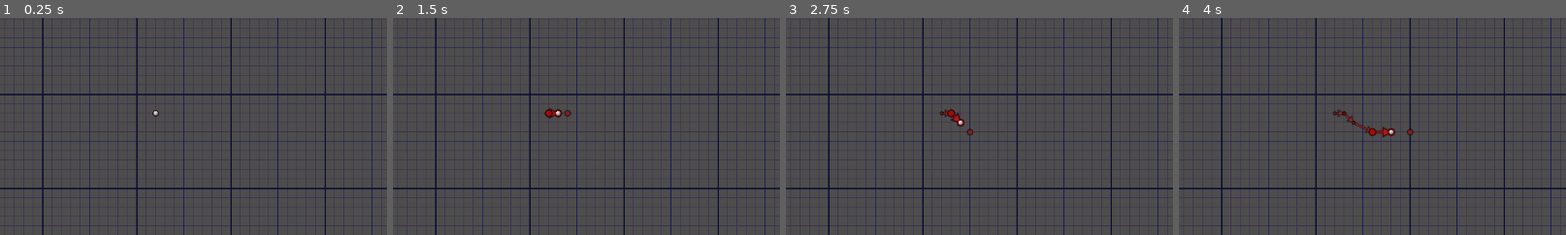
Above: before the commit, frames 1-4 (left to right).
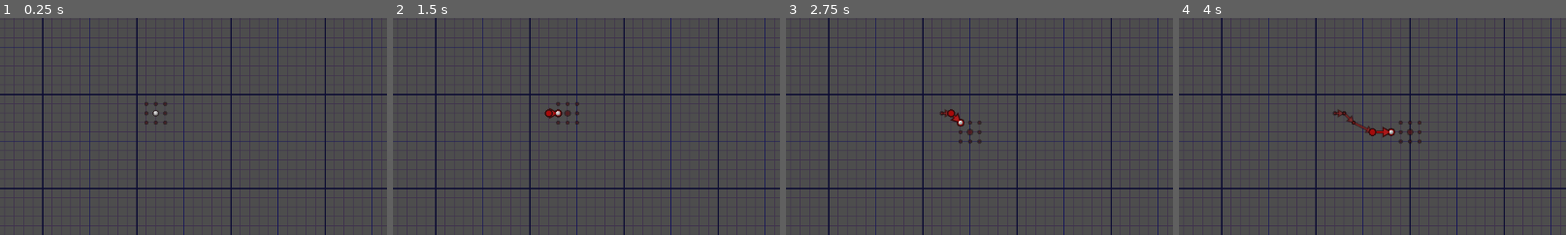
Above: after the commit, the same moments.

Repository: vibrunazo/godot-vector
Game: Godot game, scene res://scenes/map.tscn
Same seed, same stepped clock (60 frames per second), same inputs: the game is played once before the commit and once after it.
Inputs:
- Up to frame 1 (0.25 s): no input
- Up to frame 2 (1.5 s): tap Enter at 0.5 s; hold Right (ui_right) 0.53-1.28 s; tap Space at 1.25 s; hold Down (ui_down) from 1.28 s (still down)
- Up to frame 3 (2.75 s): tap Enter at 2 s; release Down (ui_down) at 2.03 s; hold Right (ui_right) from 2.03 s (still down)
- Up to frame 4 (4 s): tap Space at 2.75 s; release Right (ui_right) at 2.78 s; hold Up (ui_up) 2.78-3.53 s; tap Enter at 3.5 s; hold Left (ui_left) from 3.53 s (still down)
The pictures show only the part of the screen within x 7-57%, y 26-76%; the shares and areas given below are measured in that part.

The runs differ from the first frame. In frame 1, 0.1% of the frame differs, in the area x 37-44%, y 38-50%; in frame 2, 0.1%; in frame 3, 0.1%; in frame 4, 0.1%, in the area x 56-63%, y 47-58%.

Commit message:
show all target dots

Diff:
--- a/scenes/car.gd
+++ b/scenes/car.gd
@@ -54,7 +54,7 @@
 		p += v
 		i += 1.0
 #	draw_arrow(Vector2.ZERO, to, ac * 0.5, oc * 0.5, 0)
-	draw_dot(to, 5, ac * 0.7, oc * 0.7)
+	draw_dots(to, ac * 0.7, oc * 0.7)
 
 func draw_arrow(from: Vector2, to: Vector2, c: Color, oc: Color, h: float, d: float = 5):
 	var head_size = h
@@ -89,6 +89,12 @@
 func draw_dot(p: Vector2, size: float, acolor: Color, ocolor: Color):
 	draw_circle(p, size, ocolor)
 	draw_circle(p, size - 2, acolor)
+
+func draw_dots(p: Vector2, ac, oc):
+	draw_dot(p, 5, ac * 0.7, oc * 0.7)
+	var dirs = [[-1, -1], [0, -1], [1, -1], [-1, 0], [1, 0], [-1, 1], [0, 1], [1, 1]]
+	for dir in dirs:
+		draw_dot(Vector2(p.x + cell_size * dir[0], p.y + cell_size * dir[1]), 3, ac * 0.7, oc * 0.7)
 
 func _input(event):
 	if event.is_action("ui_down_left") and not event.is_pressed():
